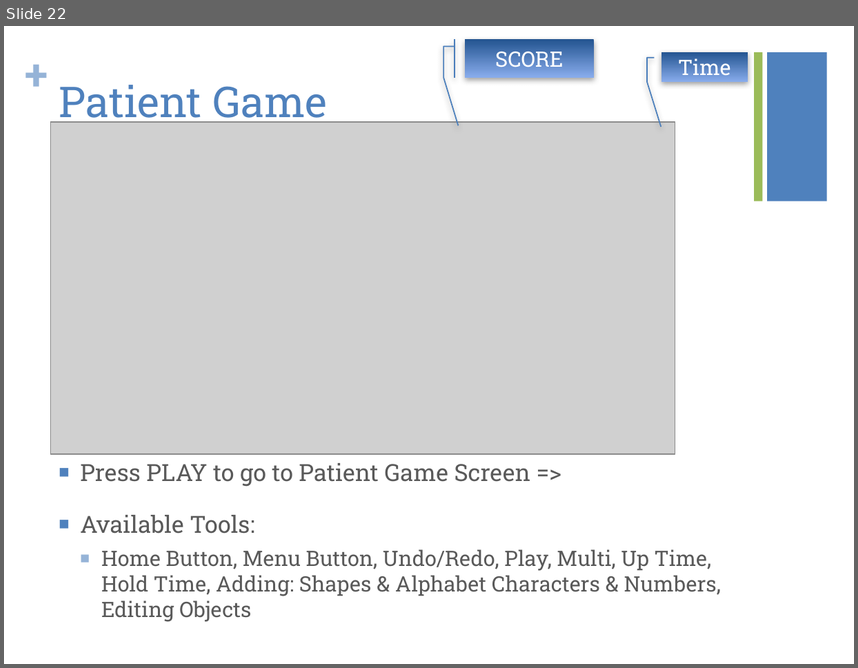
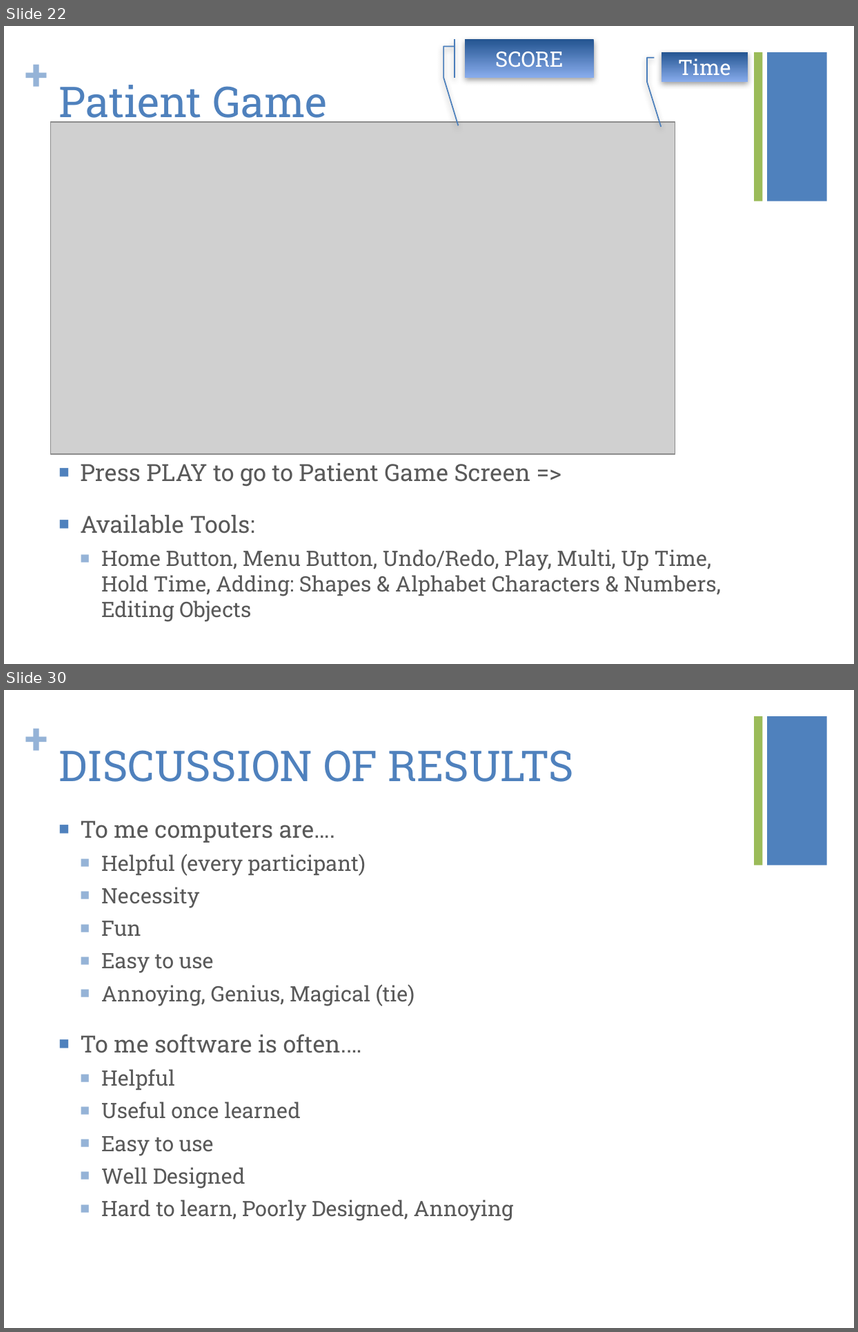
Before and after one commit to oh-team-machine/Target-Tapping, a slide deck: Documentation/CMPUT302_Pres.pptx. Shown one above the other, each under a label of ours: slide 22 before the commit, slides 22 and 30 after it; the slides between them are not shown. The pictures are 858x668 and 858x1332 pixels, drawn with LibreOffice and Linux fonts; fonts in the diff are those of the drawing; grey boxes stand for pictures. Boxes give left, top, right and bottom in pixels: in the first picture for what was removed or moved away, otherwise in the second. Text is boxed around its words. In the diff, an @@ line names an element or a change of style, - is before the commit and + after.

```diff
--- a/Documentation/CMPUT302_Pres.pptx
+++ b/Documentation/CMPUT302_Pres.pptx
@@ slide 30 added at <box>4,690,854,1328</box>, background #FFFFFF; not listed: 3 template elements that a slide beside it also shows @@
@@ title added at <box>59,750,574,782</box>, 36 pt, text #4F81BD @@
+DISCUSSION OF RESULTS
@@ text added at <box>80,820,514,1221</box>, 18 pt, text #595959 @@
+■ To me computers are….
+  ■ Helpful (every participant)
+  ■ Necessity
+  ■ Fun
+  ■ Easy to use
+  ■ Annoying, Genius, Magical (tie)
+■ To me software is often.…
+  ■ Helpful
+  ■ Useful once learned
+  ■ Easy to use
+  ■ Well Designed
+  ■ Hard to learn, Poorly Designed, Annoying
```
Also in this commit, not shown: 5 slides changed, 6 other slides added, 3 slides removed, 2 other files.
